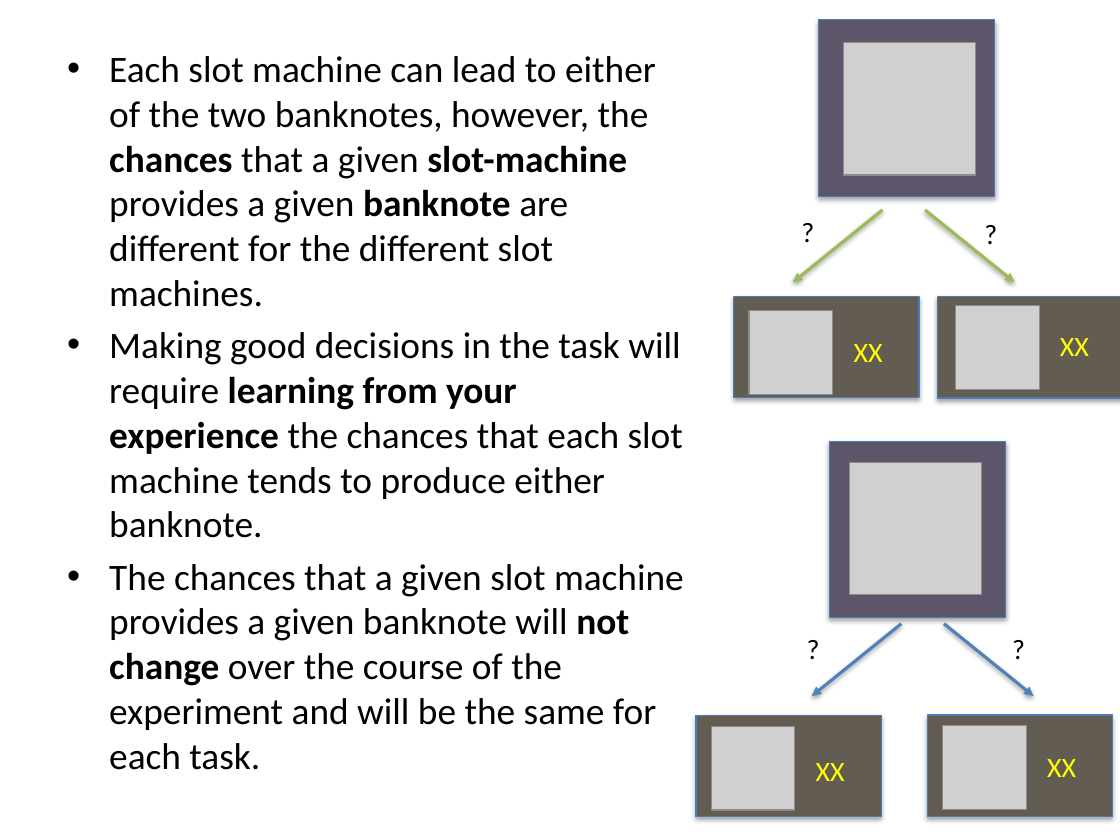
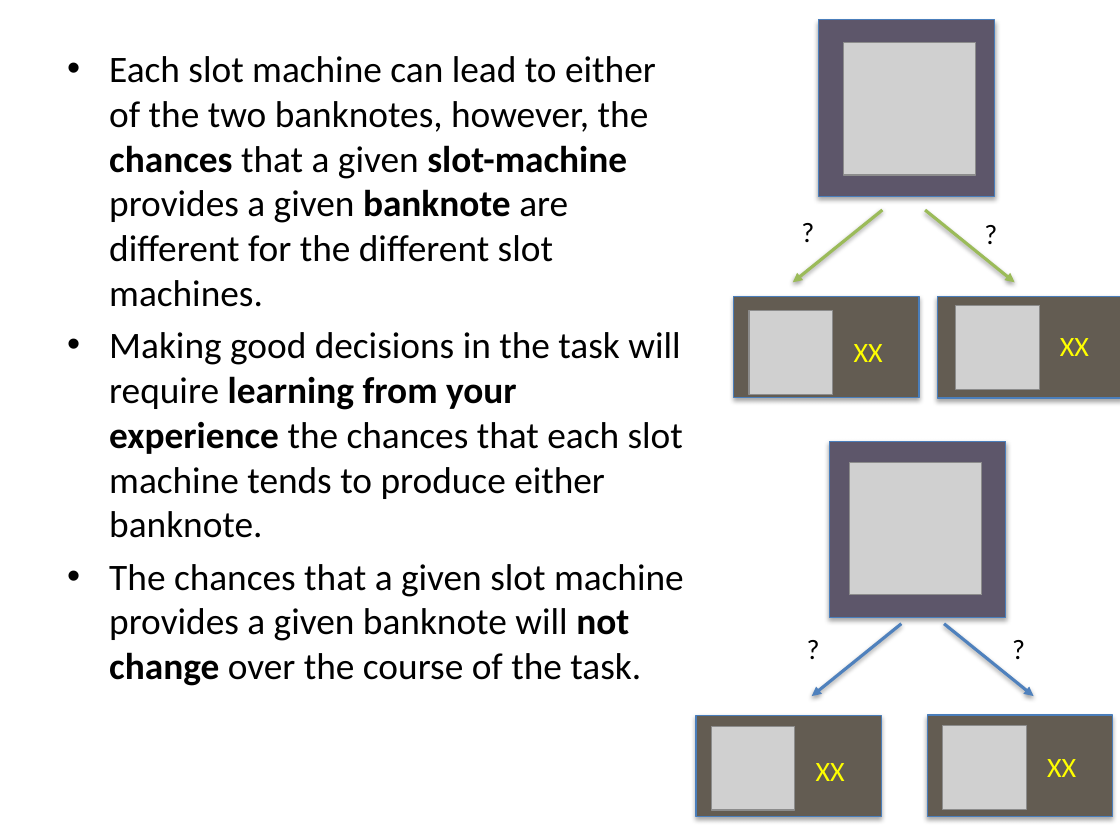
Before and after one commit to evanrussek/uws_jsp, a slide deck: slide 8 of Stimuli/uws_instr_slides.pptx. Drawn at 1120x840 pixels with LibreOffice and Linux fonts; fonts in the diff are those of the drawing; grey boxes stand for pictures. Boxes give left, top, right and bottom in pixels: in the first picture for what was removed or moved away, otherwise in the second. Text is boxed around its words. In the diff, an @@ line names an element or a change of style, - is before the commit and + after.

```diff
--- a/Stimuli/uws_instr_slides.pptx
+++ b/Stimuli/uws_instr_slides.pptx
@@ text at [109,564,684,686]: text changed @@
-• The chances that a given slot machine provides a given banknote will not change over the course of the experiment and will be the same for each task.
+• The chances that a given slot machine provides a given banknote will not change over the course of the task.
```
Also in this commit, not shown: 8 other slides changed, 13 other files.
